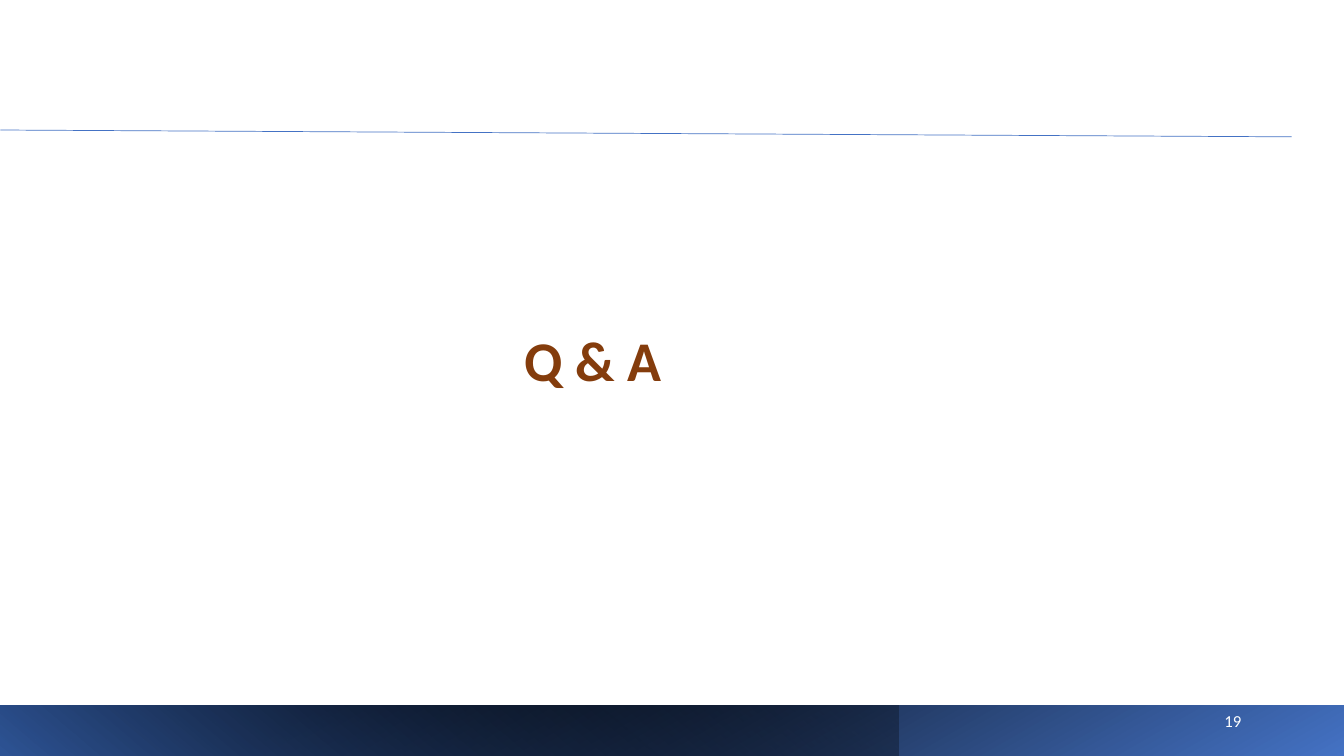
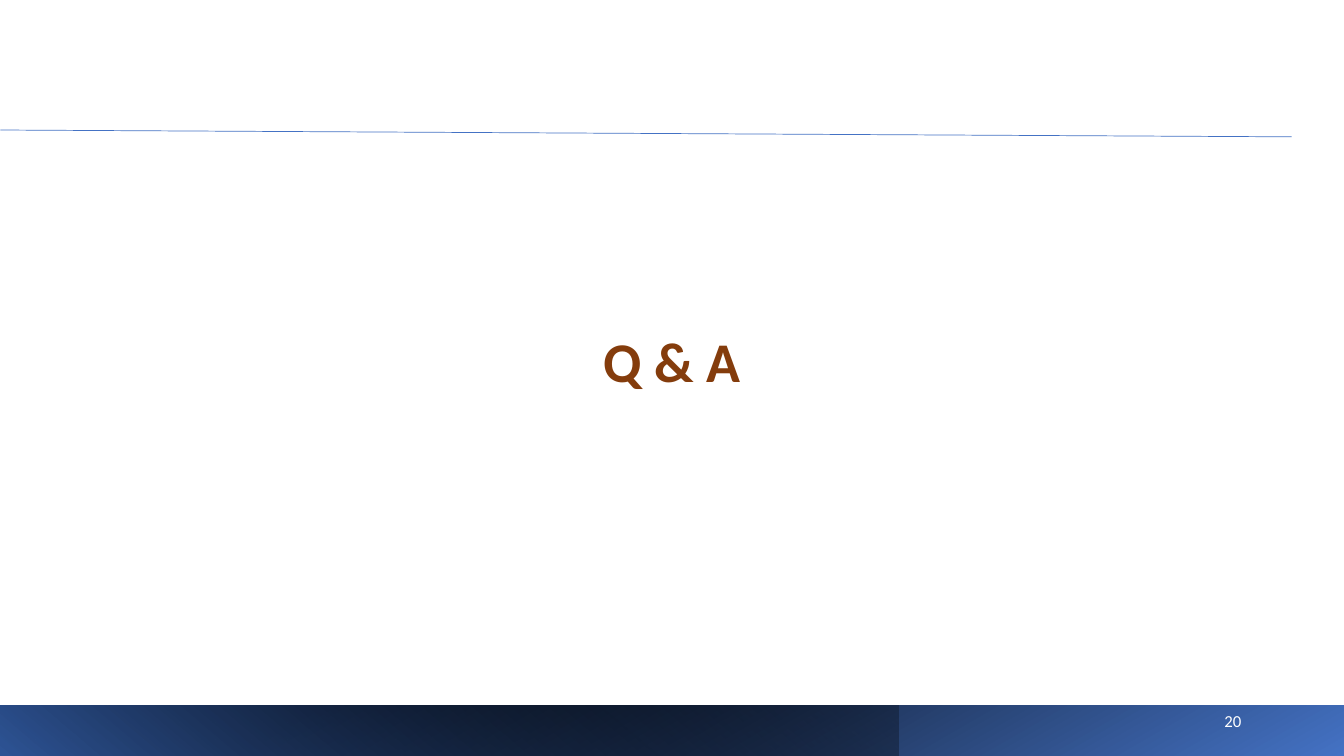
Before and after one commit to Namrata-Patel/AIM-5001, a slide deck: slide 20 of Final_Project/DAM - Final Project Presentation.pptx (slide 19 before the commit). Drawn at 1344x756 pixels with LibreOffice and Linux fonts; fonts in the diff are those of the drawing. Boxes give left, top, right and bottom in pixels: in the first picture for what was removed or moved away, otherwise in the second. Text is boxed around its words. In the diff, an @@ line names an element or a change of style, - is before the commit and + after.

```diff
--- a/Final_Project/DAM - Final Project Presentation.pptx
+++ b/Final_Project/DAM - Final Project Presentation.pptx
@@ text "Q & A": place and size @@
-text "Q & A" at [524,344,661,388]
+text "Q & A" at [603,345,740,389]
@@ text "Q & A" at [603,345,740,389]: alignment left to centre @@
@@ text at [1224,716,1241,727]: text changed @@
-19
+20
```
Also in this commit, not shown: 11 other slides changed, 2 slides added.
